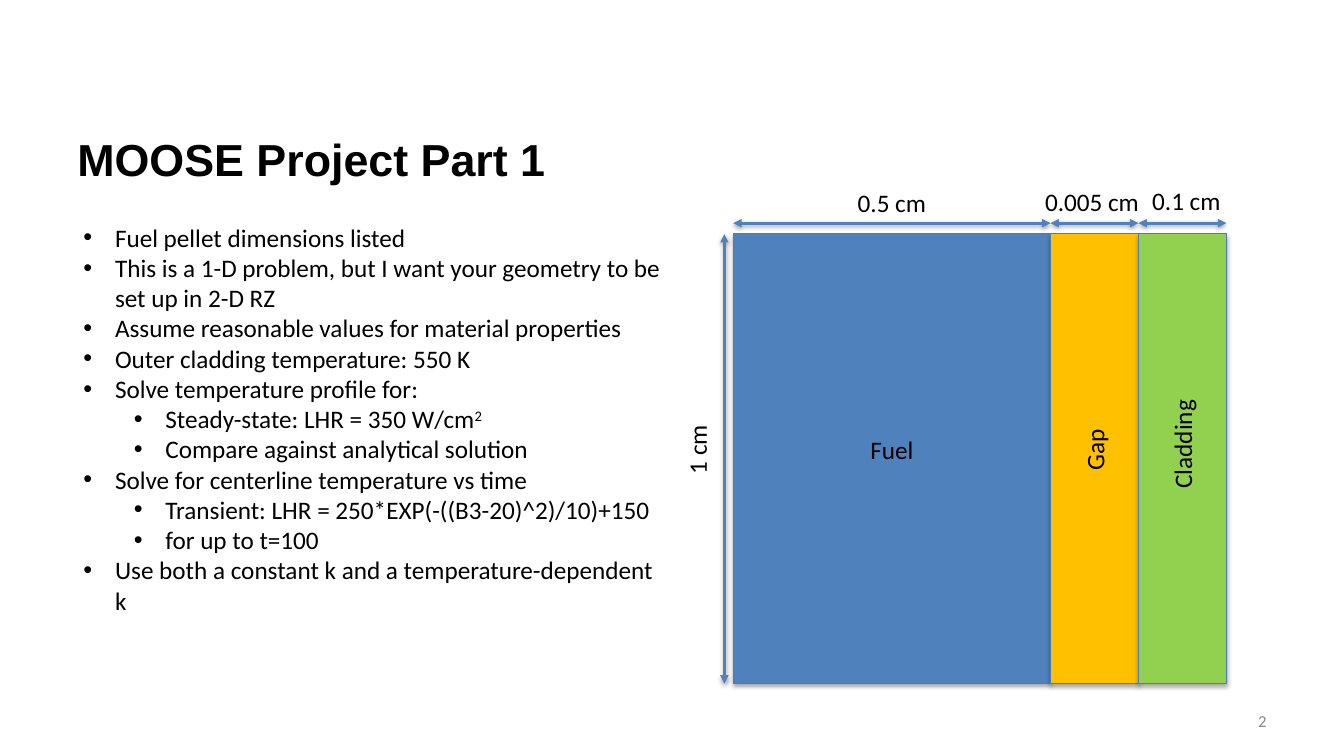
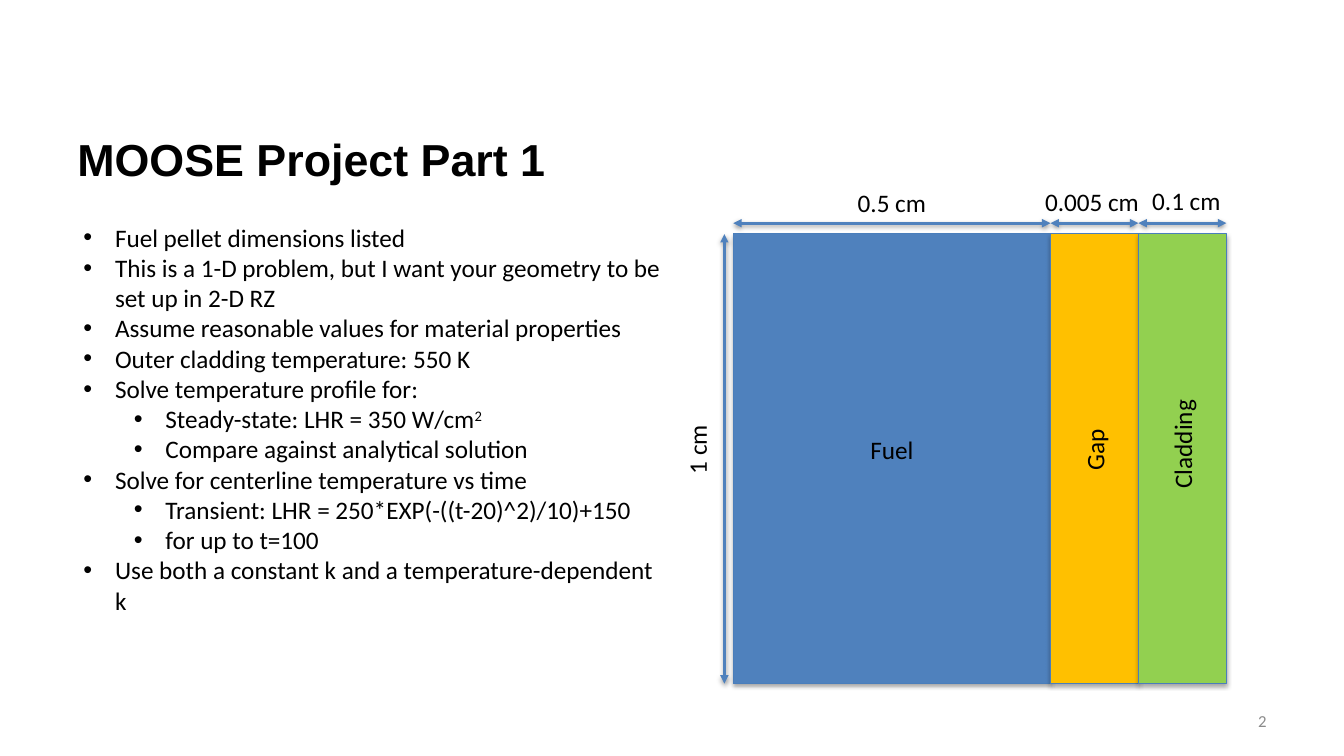
Before and after one commit to benbeeler/TEACHING, a slide deck: slide 2 of Nuclear_Fuel_Performance/NE533_Spring2024/MOOSE Project/MOOSE Project.pptx. Drawn at 1344x756 pixels with LibreOffice and Linux fonts; fonts in the diff are those of the drawing; background and template pictures are left out. Boxes give left, top, right and bottom in pixels: in the first picture for what was removed or moved away, otherwise in the second. Text is boxed around its words. In the diff, an @@ line names an element or a change of style, - is before the commit and + after.

```diff
--- a/Nuclear_Fuel_Performance/NE533_Spring2024/MOOSE Project/MOOSE Project.pptx
+++ b/Nuclear_Fuel_Performance/NE533_Spring2024/MOOSE Project/MOOSE Project.pptx
@@ text at box(165, 500, 630, 523): text changed @@
-  • Transient: LHR = 250*EXP(-((B3-20)^2)/10)+150
+  • Transient: LHR = 250*EXP(-((t-20)^2)/10)+150
```
Also in this commit, not shown: 15 other files.
